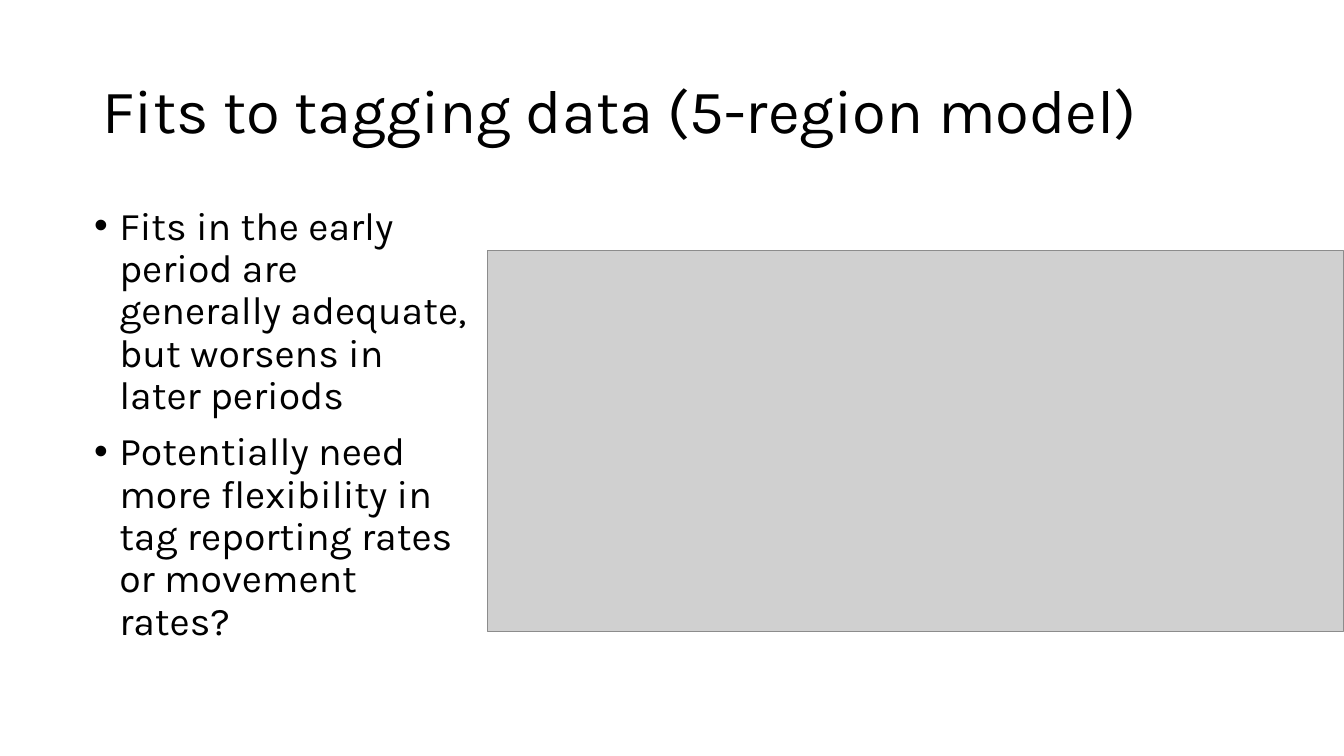
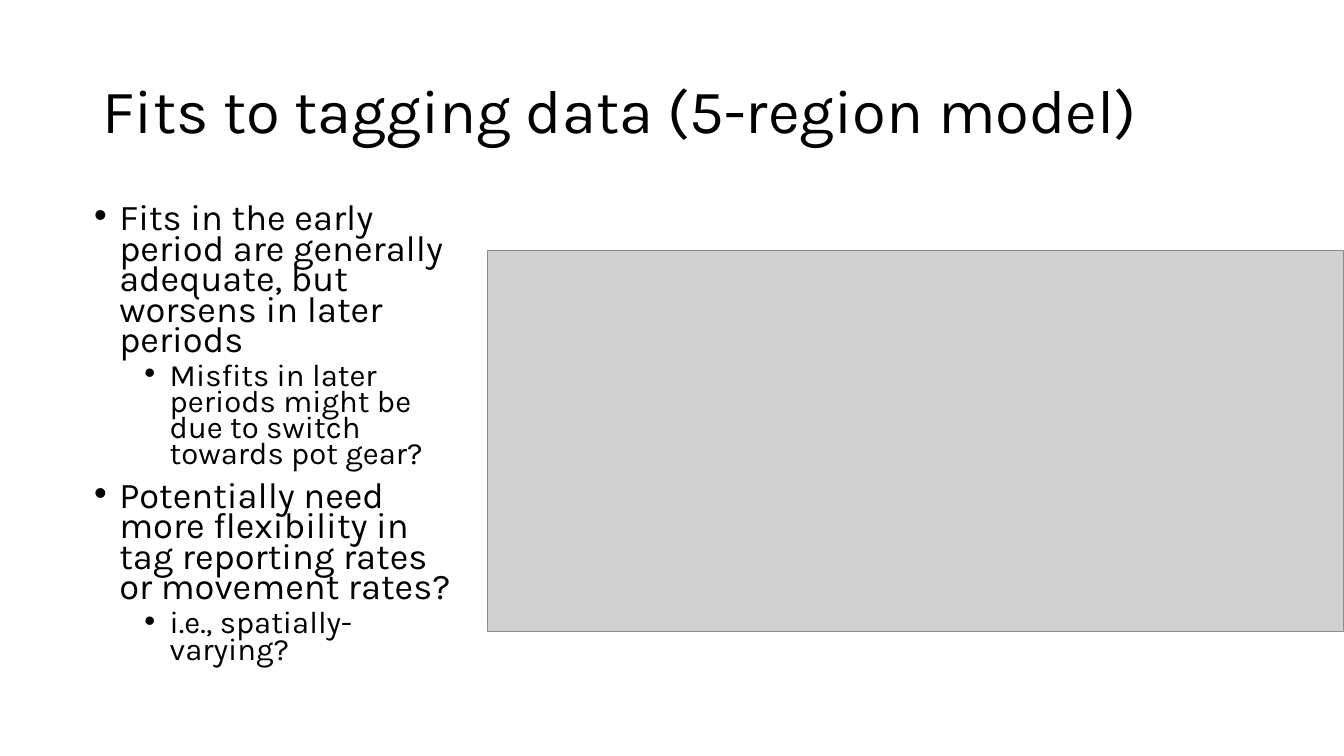
Before and after one commit to dgoethel-noaa/2026_Sablefish_CIE, a slide deck: slide 13 of Presentations/10. spatial_stock_assessment.pptx (slide 15 before the commit). Drawn at 1344x756 pixels with LibreOffice and Linux fonts; fonts in the diff are those of the drawing; grey boxes stand for pictures. Boxes give left, top, right and bottom in pixels: in the first picture for what was removed or moved away, otherwise in the second. Text is boxed around its words. In the diff, an @@ line names an element or a change of style, - is before the commit and + after.

```diff
--- a/Presentations/10. spatial_stock_assessment.pptx
+++ b/Presentations/10. spatial_stock_assessment.pptx
@@ text at (119, 205, 450, 600): size 28 to 25.9 pt in "Fits in the early period are generally ...", "Potentially need more flexibility in tag reporting ..."; line spacing 0.9 to 0.7 @@
@@ text at (170, 364, 422, 472): paragraph added @@
+  • Misfits in later periods might be due to switch towards pot gear?
@@ text at (170, 611, 352, 667): paragraph added @@
+  • i.e., spatially-varying?
```
Also in this commit, not shown: 8 other slides changed, 3 slides added, 8 other files.
